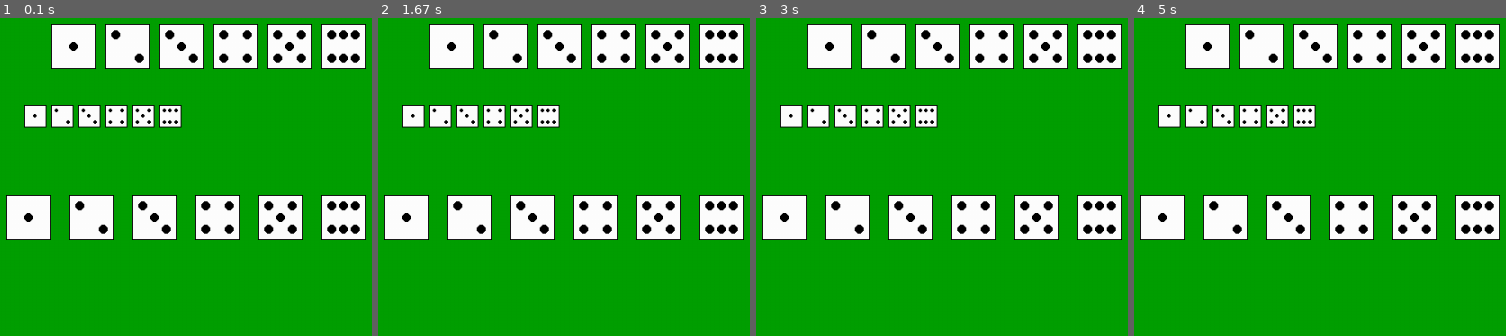
Above: before the commit, frames 1-4 (left to right).
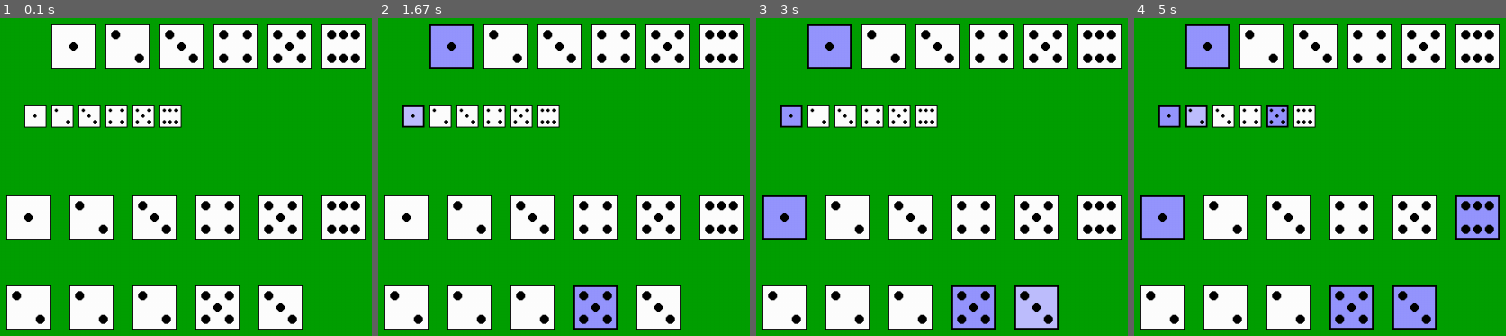
Above: after the commit, the same moments.

Repository: OlivierIrac/experiments
Game: pygame game, started from FarkleDiceGame/pygameUI.py
Two runs of this game, one before a commit and one after it. Both use one fixed random seed, a clock stepped at 60 frames per second and the inputs below.
Inputs (mouse positions are in pixels of both pictures, inside the frame that each line leads up to):
- Up to frame 1 (0.1 s): no input
- Up to frame 2 (1.67 s): press the mouse at (outside the picture) at 0.37 s; move the mouse to (716, 304) at 0.47 s; release the mouse at (608, 288) at 0.6 s; click (452, 46) at 0.72 s; press the mouse at (530, 307) at 1.03 s; move the mouse to (645, 307) at 1.13 s; release the mouse at (outside the picture) at 1.27 s; click (411, 116) at 1.38 s
- Up to frame 3 (3 s): press the mouse at (897, 116) at 1.7 s; move the mouse to (outside the picture) at 1.8 s; release the mouse at (outside the picture) at 1.93 s; click (785, 218) at 2.05 s; press the mouse at (908, 307) at 2.37 s; move the mouse to (outside the picture) at 2.47 s; release the mouse at (outside the picture) at 2.6 s; press the mouse at (908, 307) at 2.7 s; move the mouse to (968, 316) at 2.8 s; release the mouse at (1027, 326) at 2.93 s
- Up to frame 4 (5 s): press the mouse at (1476, 218) at 3.03 s; move the mouse to (outside the picture) at 3.13 s; release the mouse at (outside the picture) at 3.27 s; click (1271, 122) at 3.38 s; press the mouse at (1223, 218) at 3.7 s; move the mouse to (1316, 157) at 3.8 s; release the mouse at (1409, 97) at 3.93 s; press the mouse at (1260, 46) at 4.03 s; move the mouse to (1372, 126) at 4.13 s; release the mouse at (1483, 205) at 4.27 s; press the mouse at (1301, 116) at 4.37 s; move the mouse to (outside the picture) at 4.47 s; release the mouse at (outside the picture) at 4.6 s; click (1193, 116) at 4.72 s

The runs differ from the first frame. In frame 1, 8.6% of the frame differs, in the area x 1-82%, y 83-99%; in frame 2, 11%; in frame 3, 12%; in frame 4, 14%, in the area x 1-99%, y 1-99%.

Commit message:
dice hover and selection

Diff:
--- a/FarkleDiceGame/pygameUI.py
+++ b/FarkleDiceGame/pygameUI.py
@@ -9,75 +9,120 @@
 from threading import Timer
 
 
-class Dice:
+class UIObject:
+    def __init__(self, size, position, surface):
+        self.size = size
+        self.position = position
+        self.surface = surface
 
-    def __init__(self, diceValue, size, position):
+    def isMouseInside(self):
+        mx, my = pygame.mouse.get_pos()
+        rect = (self.position[0], self.position[1], self.size, self.size)
+        if (rect[0] <= mx <= rect[0] + rect[2] and rect[1] <= my <= rect[1] + rect[3]):
+            return True
+        else:
+            return False
+
+    def draw(self):
+        raise NotImplementedError()  # pure virtual
+
+    def handleEvent(self, event):
+        raise NotImplementedError()  # pure virtual
+
+
+class DiceUI(UIObject):
+    def __init__(self, diceValue, size, position, surface):
+        super().__init__(size, position, surface)
         self.diceValue = diceValue
         self.backgroundColor = (255, 255, 255)
+        self.backgroundHoverColor = (190, 190, 255)
+        self.backgroundSelectedColor = (150, 150, 255)
         self.borderColor = (0, 0, 0)
+        self.borderSelectedColor = (0, 0, 0)
         self.dotColor = (0, 0, 0)
+        self.selected = False
         self.borderThickness = 1
-        self.size = size
-        self.position = position
+        self.borderSelectedThickness = 2
         self.dotSize = int(self.size / 10)
-        self.margin = int(self.size / 4)
+        self.topLeftMargin = int(self.size / 4)
         self.center = int(self.size / 2)
-        self.outMargin = self.size - self.margin
+        self.bottomRightMargin = self.size - self.topLeftMargin
         self.dotPosition = [
             [
                 (self.center, self.center)  # 1
             ],
             [
-                (self.margin, self.margin), (self.outMargin, self.outMargin)  # 2
+                (self.topLeftMargin, self.topLeftMargin), (self.bottomRightMargin, self.bottomRightMargin)  # 2
             ],
             [
-                (self.margin, self.margin), (self.center, self.center),
-                (self.outMargin, self.outMargin)  # 3
+                (self.topLeftMargin, self.topLeftMargin), (self.center, self.center),
+                (self.bottomRightMargin, self.bottomRightMargin)  # 3
             ],
             [
-                (self.margin, self.margin), (self.outMargin, self.outMargin),
-                (self.margin, self.outMargin), (self.outMargin, self.margin)  # 4
+                (self.topLeftMargin, self.topLeftMargin), (self.bottomRightMargin, self.bottomRightMargin),
+                (self.topLeftMargin, self.bottomRightMargin), (self.bottomRightMargin, self.topLeftMargin)  # 4
             ],
             [
-                (self.margin, self.margin), (self.outMargin, self.outMargin),
+                (self.topLeftMargin, self.topLeftMargin), (self.bottomRightMargin, self.bottomRightMargin),
                 (self.center, self.center),
-                (self.margin, self.outMargin), (self.outMargin, self.margin)  # 5
+                (self.topLeftMargin, self.bottomRightMargin), (self.bottomRightMargin, self.topLeftMargin)  # 5
             ],
             [
-                (self.margin, self.margin), (self.outMargin, self.outMargin),
-                (self.margin, self.outMargin), (self.outMargin, self.margin),
-                (self.center, self.margin), (self.center, self.outMargin)  # 6
+                (self.topLeftMargin, self.topLeftMargin), (self.bottomRightMargin, self.bottomRightMargin),
+                (self.topLeftMargin, self.bottomRightMargin), (self.bottomRightMargin, self.topLeftMargin),
+                (self.center, self.topLeftMargin), (self.center, self.bottomRightMargin)  # 6
             ]
         ]
 
-    def draw(self, surface):
-        pygame.draw.rect(surface, self.backgroundColor, pygame.Rect(
-            self.position[0], self.position[1], self.size, self.size))
-        pygame.draw.rect(surface, self.borderColor, pygame.Rect(
-            self.position[0], self.position[1], self.size, self.size), self.borderThickness)
+    def select(self):
+        self.selected = True
+
+    def unselect(self):
+        self.selected = False
+
+    def toggleSelect(self):
+        self.selected = not self.selected
+
+    def handleEvent(self, event):
+        if (event.type == pygame.MOUSEBUTTONUP and event.button == 1):
+            if (self.isMouseInside()):
+                self.toggleSelect()
+
+    def draw(self):
+        rect = (self.position[0], self.position[1], self.size, self.size)
+        if (self.isMouseInside()):
+            pygame.draw.rect(self.surface, self.backgroundHoverColor, pygame.Rect(rect))
+        elif (self.selected):
+            pygame.draw.rect(self.surface, self.backgroundSelectedColor, pygame.Rect(rect))
+        else:
+            pygame.draw.rect(self.surface, self.backgroundColor, pygame.Rect(rect))
+        if (self.selected):
+            pygame.draw.rect(self.surface, self.borderSelectedColor,
+                             pygame.Rect(rect), self.borderSelectedThickness)
+        else:
+            pygame.draw.rect(self.surface, self.borderColor,
+                             pygame.Rect(rect), self.borderThickness)
         for dot in self.dotPosition[self.diceValue - 1]:
-            pygame.draw.circle(surface, self.dotColor, (
+            pygame.draw.circle(self.surface, self.dotColor, (
                 self.position[0] + dot[0],
                 self.position[1] + dot[1]),
                 self.dotSize)
 
 
-class DiceRoll:
+class DiceRollUI(UIObject):
     def __init__(self, diceRoll, size, position, gap, surface):
+        super().__init__(size, position, surface)
         self.diceDraw = []
         self.diceRoll = diceRoll
-        self.size = size
-        self.position = position
         self.gap = gap
-        self.surface = surface
         for n in range(0, len(diceRoll)):
             self.diceDraw.append(
-                Dice(diceRoll[n], size, (position[0] + n * (size + gap), position[1])))
+                DiceUI(diceRoll[n], size, (position[0] + n * (size + gap), position[1]), surface))
 
     def __updateThrowAnimation(self):
         for n in range(0, len(self.diceRoll)):
-            dice = Dice(random.randint(1, 6), self.size,
-                        (self.position[0] + n * (self.size + self.gap), self.position[1]))
+            dice = DiceUI(random.randint(1, 6), self.size,
+                          (self.position[0] + n * (self.size + self.gap), self.position[1]), self.surface)
             dice.draw(self.surface)
 
     def draw(self, throwTime=0):
@@ -85,11 +130,18 @@
         if(throwTime == 0):
             # no throw animation
             for dice in self.diceDraw:
-                dice.draw(self.surface)
+                dice.draw()
         else:
             # throw animation
+            # FIXME: RuntimeError: can't start new thread
             t = Timer(throwTime, self.__updateThrowAnimation)
             t.start()
+
+    def handleEvent(self, event):
+        if (event.type == pygame.MOUSEBUTTONUP and event.button == 1):
+            for dice in self.diceDraw:
+                if (dice.isMouseInside()):
+                    dice.toggleSelect()
 
 
 pygame.init()
@@ -100,36 +152,41 @@
 background = pygame.Surface(screen.get_size())
 background = background.convert()
 background.fill((0, 160, 0))
-screen.blit(background, (0, 0))
 
 random.seed()
+UIObjects = []
+
+for n in range(1, 7):
+    dice = DiceUI(n, 50, (n * 60, 10), screen)
+    UIObjects.append(dice)
+
+for n in range(1, 7):
+    dice = DiceUI(n, 25, (n * 30, 100), screen)
+    UIObjects.append(dice)
+
+diceRoll = [1, 2, 3, 4, 5, 6]
+diceRollDraw = DiceRollUI(diceRoll, 50, (10, 200), 20, screen)
+UIObjects.append(diceRollDraw)
+
+diceRoll = [2, 2, 2, 5, 3]
+diceRollDraw = DiceRollUI(diceRoll, 50, (10, 300), 20, screen)
+UIObjects.append(diceRollDraw)
 
 done = False
 while (not done):
     pygame.display.set_caption(" FPS : {:.4}".format(clock.get_fps()))
     event = pygame.event.poll()
 
-    for n in range(1, 7):
-        dice = Dice(n, 50, (n * 60, 10))
-        dice.draw(screen)
-
-    for n in range(1, 7):
-        dice = Dice(n, 25, (n * 30, 100))
-        dice.draw(screen)
-
-    diceRoll = [1, 2, 3, 4, 5, 6]
-    diceRollDraw = DiceRoll(diceRoll, 50, (10, 200), 20, screen)
-    diceRollDraw.draw()
-
-    diceRoll = [2, 2, 2, 5, 3]
-    diceRollDraw = DiceRoll(diceRoll, 50, (10, 300), 20, screen)
-    diceRollDraw.draw(10)
-
     if (event.type == pygame.QUIT):
         done = True
-    if (event.type == pygame.KEYDOWN):
-        if (event.key == pygame.K_ESCAPE):
-            done = True
+    if (event.type == pygame.KEYDOWN and event.key == pygame.K_ESCAPE):
+        done = True
+
+    screen.blit(background, (0, 0))
+
+    for UIObject in UIObjects:
+        UIObject.handleEvent(event)
+        UIObject.draw()
 
     pygame.display.flip()
     clock.tick(120)
